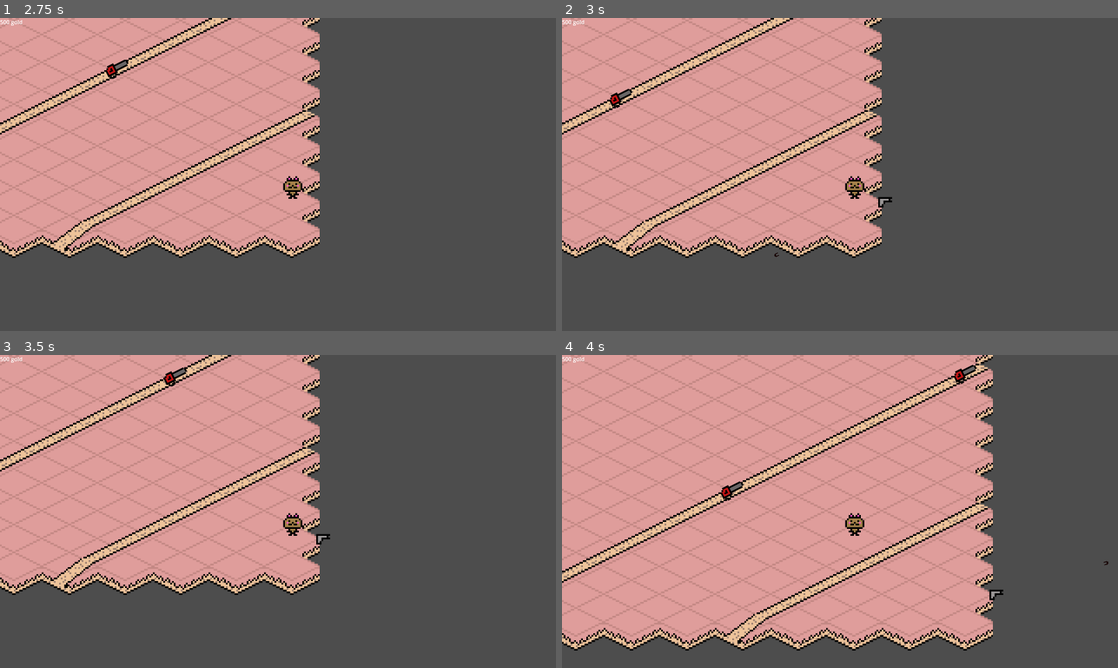
Above: before the commit, frames 1-4 (two rows, left to right).
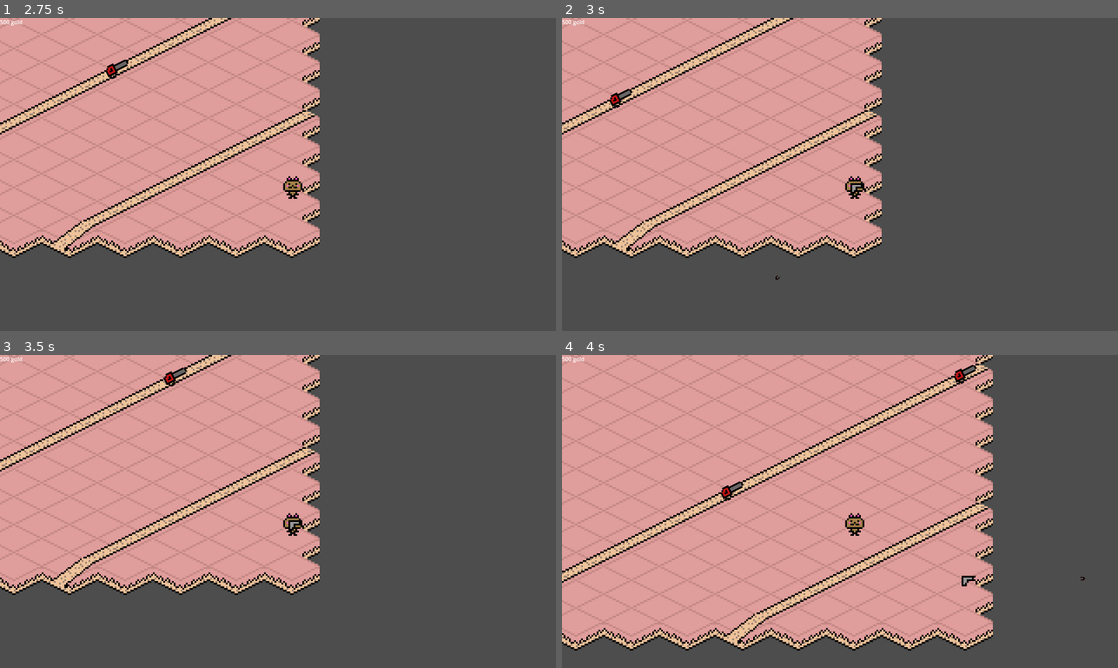
Above: after the commit, the same moments.

Repository: HoppenR/serial-td
Game: Godot game, scene res://level1.tscn
Same seed, same stepped clock (60 frames per second), same inputs: the game is played once before the commit and once after it.
Inputs (mouse positions are in pixels of both pictures, inside the frame that each line leads up to):
- Up to frame 1 (2.75 s): tap Enter at 0.5 s; move the mouse to (400, 158) at 0.52 s; hold Right (ui_right) 0.53-1.25 s; click (400, 158) at 0.67 s; drag from (166, 190) to (250, 237) at 1.27 s; move the mouse to (333, 105) at 2.02 s; hold Right (ui_right) from 2.03 s (still down); click (333, 105) at 2.17 s
- Up to frame 2 (3 s): release Right (ui_right) at 2.75 s; drag from (812, 237) to (673, 127) at 2.77 s
- Up to frame 3 (3.5 s): no input
- Up to frame 4 (4 s): move the mouse to (1006, 558) at 3.52 s; hold Left (ui_left) from 3.53 s (still down); click (1006, 558) at 3.67 s

Frame 1 is identical in both runs. In frame 2, 0.1% of the frame differs, in the area x 38-60%, y 52-84%; in frame 3, 0.1%; in frame 4, 0.1%, in the area x 71-99%, y 65-79%.
Error before the commit: Cannot call method 'get_custom_data' on a null value. (res://kit/kit.gd:68)
Error after the commit: Trying to return value of type "Nil" from a function whose return type is "Vector2". (res://kit/kit.gd:87)

Commit message:
quick refactor of kit movement

Diff:
--- a/serial-td/kit/kit.gd
+++ b/serial-td/kit/kit.gd
@@ -38,26 +38,21 @@
 			dragging = true
 			tower = baseTower.instantiate()
 			get_parent().add_child(tower)
-			_placeTower(tower)
+			_place_tower(tower)
 		if dragging and not event.pressed:
 			dragging = false
 
 	if event is InputEventMouseMotion and dragging and not moving:
-		_placeTower(tower)
+		_place_tower(tower)
 
-func _placeTower(towerToPlace) -> void:
-	var placeOffset
-	if prevInputDirection == Vector2.RIGHT:
-		placeOffset = Vector2(tileSize, tileSize / 2)
-	elif prevInputDirection == Vector2.UP:
-		placeOffset = Vector2(tileSize, -tileSize / 2)
-	elif prevInputDirection == Vector2.LEFT:
-		placeOffset = Vector2(-tileSize, -tileSize / 2)
-	elif prevInputDirection == Vector2.DOWN:
-		placeOffset = Vector2(-tileSize, tileSize / 2)
+func _place_tower(towerToPlace) -> void:
+	var placeOffset = _get_next_tile(inputDirection)
 	towerToPlace.global_position = position + placeOffset
 
 func _move() -> void:
+	if moving:
+		return
+
 	var currentTile: Vector2i = tileMap.local_to_map(global_position)
 	var targetTile: Vector2i = Vector2i(
 		currentTile.x + inputDirection.x,
@@ -65,24 +60,28 @@
 	)
 	var tileData: TileData = tileMap.get_cell_tile_data(targetTile)
 
-	if not tileData.get_custom_data("walkable"):
+	if not tileData or not tileData.get_custom_data("walkable"):
 		return
 
-	var moveOffset
-	if inputDirection == Vector2.RIGHT:
-		moveOffset = Vector2(tileSize, tileSize / 2)
-	elif inputDirection == Vector2.UP:
-		moveOffset = Vector2(tileSize, -tileSize / 2)
-	elif inputDirection == Vector2.LEFT:
-		moveOffset = Vector2(-tileSize, -tileSize / 2)
-	elif inputDirection == Vector2.DOWN:
-		moveOffset = Vector2(-tileSize, tileSize / 2)
+	var moveOffset = _get_next_tile(inputDirection)
 
-	if not moving:
-		moving = true
-		var tween = create_tween()
-		tween.tween_property(self, "position", position + moveOffset, 0.1)
-		tween.tween_callback(move_false)
+	moving = true
+	print(currentTile)
+	var tween = create_tween()
+	tween.tween_property(self, "position", position + moveOffset, 0.1)
+	tween.connect("finished", move_false)
 
 func move_false() -> void:
 	moving = false
+
+func _get_next_tile(direction: Vector2) -> Vector2:
+	var offset
+	if direction == Vector2.RIGHT:
+		offset = Vector2(tileSize, tileSize / 2)
+	elif direction == Vector2.UP:
+		offset = Vector2(tileSize, -tileSize / 2)
+	elif direction == Vector2.LEFT:
+		offset = Vector2(-tileSize, -tileSize / 2)
+	elif direction == Vector2.DOWN:
+		offset = Vector2(-tileSize, tileSize / 2)
+	return offset;
